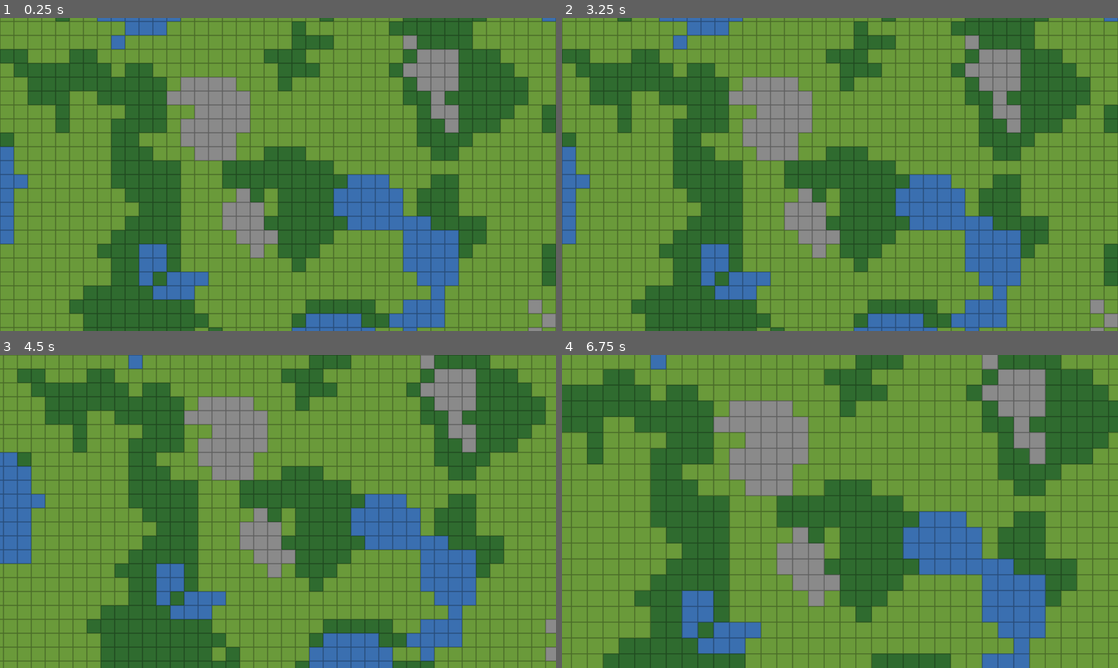
Above: before the commit, frames 1-4 (two rows, left to right).
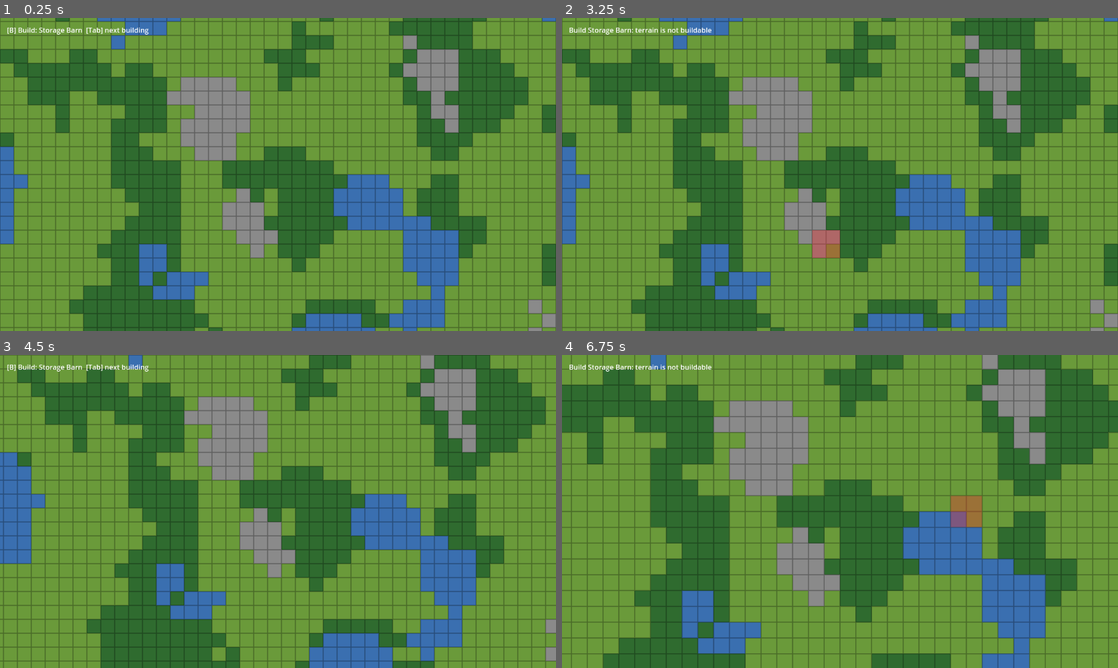
Above: after the commit, the same moments.

Repository: GrindelfP/KingdomYouth
Game: Godot game, scene res://scenes/world/world.tscn
Two runs of this game, one before a commit and one after it. Both use one fixed random seed, a clock stepped at 60 frames per second and the inputs below.
Inputs (mouse positions are in pixels of both pictures, inside the frame that each line leads up to):
- Up to frame 1 (0.25 s): no input
- Up to frame 2 (3.25 s): tap Enter at 0.5, 1.25, 2 s; move the mouse to (962, 158) at 0.52 s; hold Tab (build_cycle, bound only after the commit) 0.53-1.28 s; tap B (build_toggle, bound only after the commit) at 0.8, 1.35, 3.05 s; move the mouse to (728, 190) at 1.27 s; click (728, 190) at 1.55 s; move the mouse to (895, 105) at 2.02 s; press the mouse at (895, 105) at 2.03 s; tap Tab (build_cycle, bound only after the commit) at 2.3 s; tap Space at 2.75 s; move the mouse to (812, 237) at 2.77 s; release the mouse at (812, 237) at 2.78 s; tap Middle mouse button (camera_drag) at 2.85 s
- Up to frame 3 (4.5 s): tap Enter at 3.5 s; move the mouse to (444, 558) at 3.52 s; press the mouse at (444, 558) at 3.53 s; tap S (camera_pan_down) at 3.6 s; tap Escape (cancel_build, bound only after the commit) at 4.15 s; move the mouse to (111, 464) at 4.27 s; release the mouse at (111, 464) at 4.28 s; tap A (camera_pan_left) at 4.35 s
- Up to frame 4 (6.75 s): tap Tab (build_cycle, bound only after the commit) at 4.55 s; tap Space at 5 s; move the mouse to (867, 511) at 5.02 s; hold B (build_toggle, bound only after the commit) 5.03-5.78 s; tap D (camera_pan_right) at 5.1 s; move the mouse to (756, 433) at 5.77 s; tap W (camera_pan_up) at 5.85 s; click (756, 433) at 6.05 s; move the mouse to (962, 495) at 6.52 s; hold Mouse wheel up (camera_zoom_in) from 6.53 s (still down)

The runs differ from the first frame. In frame 1, 0.2% of the frame differs, in the area x 1-27%, y 3-6%; in frame 2, 0.7%; in frame 3, 0.2%; in frame 4, 0.8%, in the area x 1-76%, y 3-56%.

Commit message:
[FEATURE] add building placement and time-based construction
Co-Authored-By: Claude Haiku 5.5 <noreply@anthropic.com>

Diff:
--- a/project.godot
+++ b/project.godot
@@ -17,6 +17,30 @@
 [autoload]
 
 ResourceStockpile="*res://scripts/autoload/resource_stockpile.gd"
+
+[input]
+
+build_toggle={
+"deadzone": 0.5,
+"events": [Object(InputEventKey,"resource_local_to_scene":false,"resource_name":"","device":-1,"window_id":0,"alt_pressed":false,"shift_pressed":false,"ctrl_pressed":false,"meta_pressed":false,"pressed":false,"keycode":0,"physical_keycode":66,"key_label":0,"unicode":0,"location":0,"echo":false,"script":null)
+]
+}
+build_cycle={
+"deadzone": 0.5,
+"events": [Object(InputEventKey,"resource_local_to_scene":false,"resource_name":"","device":-1,"window_id":0,"alt_pressed":false,"shift_pressed":false,"ctrl_pressed":false,"meta_pressed":false,"pressed":false,"keycode":0,"physical_keycode":4194306,"key_label":0,"unicode":0,"location":0,"echo":false,"script":null)
+]
+}
+cancel_build={
+"deadzone": 0.5,
+"events": [Object(InputEventKey,"resource_local_to_scene":false,"resource_name":"","device":-1,"window_id":0,"alt_pressed":false,"shift_pressed":false,"ctrl_pressed":false,"meta_pressed":false,"pressed":false,"keycode":0,"physical_keycode":4194305,"key_label":0,"unicode":0,"location":0,"echo":false,"script":null)
+, Object(InputEventMouseButton,"resource_local_to_scene":false,"resource_name":"","device":-1,"window_id":0,"alt_pressed":false,"shift_pressed":false,"ctrl_pressed":false,"meta_pressed":false,"button_mask":0,"position":Vector2(0, 0),"global_position":Vector2(0, 0),"factor":1.0,"button_index":2,"canceled":false,"pressed":true,"double_click":false,"script":null)
+]
+}
+place_building={
+"deadzone": 0.5,
+"events": [Object(InputEventMouseButton,"resource_local_to_scene":false,"resource_name":"","device":-1,"window_id":0,"alt_pressed":false,"shift_pressed":false,"ctrl_pressed":false,"meta_pressed":false,"button_mask":0,"position":Vector2(0, 0),"global_position":Vector2(0, 0),"factor":1.0,"button_index":1,"canceled":false,"pressed":true,"double_click":false,"script":null)
+]
+}
 
 [display]
 
--- /dev/null
+++ b/resources/buildings/storage_barn.tres
@@ -0,0 +1,13 @@
+[gd_resource type="Resource" script_class="BuildingDef" load_steps=2 format=3]
+
+[ext_resource type="Script" path="res://scripts/buildings/building_def.gd" id="1_def"]
+
+[resource]
+script = ExtResource("1_def")
+id = &"storage_barn"
+display_name = "Storage Barn"
+footprint = Vector2i(2, 2)
+cost = {
+0: 10
+}
+build_time = 5.0
--- a/scenes/world/world.tscn
+++ b/scenes/world/world.tscn
@@ -1,8 +1,9 @@
-[gd_scene load_steps=4 format=3 uid="uid://b0qwimmso5dir"]
+[gd_scene load_steps=5 format=3 uid="uid://b0qwimmso5dir"]
 
 [ext_resource type="Script" uid="uid://bixt1yxib3b5a" path="res://scripts/world/world_grid.gd" id="1_grid"]
 [ext_resource type="TileSet" path="res://resources/terrain_tileset.tres" id="2_tiles"]
 [ext_resource type="Script" uid="uid://dj5rw627i0hig" path="res://scripts/world/camera_controller.gd" id="3_camera"]
+[ext_resource type="Script" path="res://scripts/buildings/build_controller.gd" id="4_build"]
 
 [node name="World" type="Node2D"]
 script = ExtResource("1_grid")
@@ -12,3 +13,14 @@
 
 [node name="Camera" type="Camera2D" parent="."]
 script = ExtResource("3_camera")
+
+[node name="Buildings" type="Node2D" parent="."]
+script = ExtResource("4_build")
+
+[node name="UI" type="CanvasLayer" parent="."]
+
+[node name="Feedback" type="Label" parent="UI"]
+offset_left = 16.0
+offset_top = 16.0
+offset_right = 800.0
+offset_bottom = 42.0
--- /dev/null
+++ b/scripts/buildings/build_controller.gd
@@ -0,0 +1,93 @@
+class_name BuildController
+extends Node2D
+
+const BUILDING_DEFS: Array[BuildingDef] = [preload("res://resources/buildings/storage_barn.tres")]
+const VALID_COLOR := Color(0.3, 0.9, 0.3, 0.4)
+const INVALID_COLOR := Color(0.9, 0.2, 0.2, 0.4)
+
+var _world: WorldGrid
+var _feedback: Label
+var _placing := false
+var _selected := 0
+var _hover := Vector2i.ZERO
+
+
+func _ready() -> void:
+	_world = get_parent()
+	_feedback = get_node("../UI/Feedback")
+
+
+func _process(_delta: float) -> void:
+	if _placing:
+		_hover = _world.world_to_grid(get_global_mouse_position())
+	queue_redraw()
+	_update_feedback()
+
+
+func _unhandled_input(event: InputEvent) -> void:
+	if event.is_action_pressed("build_toggle"):
+		_placing = not _placing
+	elif event.is_action_pressed("build_cycle"):
+		_selected = (_selected + 1) % BUILDING_DEFS.size()
+	elif event.is_action_pressed("cancel_build") and _placing:
+		_placing = false
+	elif event.is_action_pressed("place_building") and _placing:
+		_hover = _world.world_to_grid(get_global_mouse_position())
+		try_place(selected_def(), _hover)
+		get_viewport().set_input_as_handled()
+
+
+func selected_def() -> BuildingDef:
+	return BUILDING_DEFS[_selected]
+
+
+func get_placement_error(def: BuildingDef, origin: Vector2i) -> String:
+	var cells := def.get_cells(origin)
+	for cell in cells:
+		if not _world.is_in_bounds(cell):
+			return "outside the map"
+	for cell in cells:
+		if _world.is_occupied(cell):
+			return "tile is occupied"
+		if not _world.is_buildable(cell):
+			return "terrain is not buildable"
+	if not ResourceStockpile.can_afford(def.cost):
+		return "not enough resources"
+	return ""
+
+
+func try_place(def: BuildingDef, origin: Vector2i) -> bool:
+	if get_placement_error(def, origin) != "":
+		return false
+	ResourceStockpile.spend(def.cost)
+	_world.set_occupied(def.get_cells(origin), true)
+	var site := ConstructionSite.new()
+	add_child(site)
+	site.setup(_world, def, origin)
+	site.completed.connect(_on_site_completed)
+	return true
+
+
+func _on_site_completed(site: ConstructionSite) -> void:
+	var building := Building.new()
+	add_child(building)
+	building.setup(_world, site.def, site.origin)
+	site.queue_free()
+
+
+func _update_feedback() -> void:
+	var def := selected_def()
+	if not _placing:
+		_feedback.text = "[B] Build: %s  [Tab] next building" % def.display_name
+		return
+	var reason := get_placement_error(def, _hover)
+	_feedback.text = "Build %s: %s" % [def.display_name, reason if reason != "" else "click to place, Esc to cancel"]
+
+
+func _draw() -> void:
+	if not _placing:
+		return
+	var def := selected_def()
+	var color := VALID_COLOR if get_placement_error(def, _hover) == "" else INVALID_COLOR
+	var top_left := to_local(_world.get_cell_rect(_hover).position)
+	draw_rect(Rect2(top_left, Vector2(def.footprint) * _world.get_tile_size()), color)
--- /dev/null
+++ b/scripts/buildings/building.gd
@@ -0,0 +1,20 @@
+class_name Building
+extends Node2D
+
+const BUILDING_COLOR := Color(0.45, 0.3, 0.15)
+
+var def: BuildingDef
+var origin: Vector2i
+var _size: Vector2
+
+
+func setup(world: WorldGrid, building_def: BuildingDef, grid_origin: Vector2i) -> void:
+	def = building_def
+	origin = grid_origin
+	global_position = world.get_cell_rect(origin).position
+	_size = Vector2(def.footprint) * world.get_tile_size()
+	queue_redraw()
+
+
+func _draw() -> void:
+	draw_rect(Rect2(Vector2.ZERO, _size), BUILDING_COLOR)
--- /dev/null
+++ b/scripts/buildings/building_def.gd
@@ -0,0 +1,16 @@
+class_name BuildingDef
+extends Resource
+
+@export var id: StringName
+@export var display_name: String
+@export var footprint := Vector2i.ONE
+@export var cost: Dictionary = {}
+@export var build_time := 5.0
+
+
+func get_cells(origin: Vector2i) -> Array[Vector2i]:
+	var cells: Array[Vector2i] = []
+	for x in footprint.x:
+		for y in footprint.y:
+			cells.append(origin + Vector2i(x, y))
+	return cells
--- /dev/null
+++ b/scripts/buildings/construction_site.gd
@@ -0,0 +1,34 @@
+class_name ConstructionSite
+extends Node2D
+
+signal completed(site: ConstructionSite)
+
+const SITE_COLOR := Color(0.55, 0.5, 0.4, 0.8)
+const PROGRESS_COLOR := Color.WHITE
+const PROGRESS_HEIGHT := 4.0
+
+var def: BuildingDef
+var origin: Vector2i
+var _progress := 0.0
+var _size: Vector2
+
+
+func setup(world: WorldGrid, building_def: BuildingDef, grid_origin: Vector2i) -> void:
+	def = building_def
+	origin = grid_origin
+	global_position = world.get_cell_rect(origin).position
+	_size = Vector2(def.footprint) * world.get_tile_size()
+
+
+func _process(delta: float) -> void:
+	_progress += delta
+	queue_redraw()
+	if _progress >= def.build_time:
+		set_process(false)
+		completed.emit(self)
+
+
+func _draw() -> void:
+	draw_rect(Rect2(Vector2.ZERO, _size), SITE_COLOR)
+	var ratio := clampf(_progress / def.build_time, 0.0, 1.0)
+	draw_rect(Rect2(Vector2.ZERO, Vector2(_size.x * ratio, PROGRESS_HEIGHT)), PROGRESS_COLOR)
--- a/scripts/world/world_grid.gd
+++ b/scripts/world/world_grid.gd
@@ -1,5 +1,8 @@
 class_name WorldGrid
 extends Node2D
+
+signal map_generated
+signal walkability_changed(grid_pos: Vector2i)
 
 enum Terrain { GRASS, FOREST, WATER, ROCK }
 
@@ -12,6 +15,8 @@
 const ROCK_LEVEL := 0.4
 const FOREST_LEVEL := 0.15
 
+var _occupied: Dictionary = {}
+
 var terrain: TileMapLayer:
 	get:
 		return $Terrain
@@ -19,6 +24,7 @@
 
 func _ready() -> void:
 	_generate_map()
+	map_generated.emit()
 
 
 func is_in_bounds(grid_pos: Vector2i) -> bool:
@@ -26,11 +32,24 @@
 
 
 func is_walkable(grid_pos: Vector2i) -> bool:
-	return _get_flag(grid_pos, "walkable")
+	return _get_flag(grid_pos, "walkable") and not is_occupied(grid_pos)
 
 
 func is_buildable(grid_pos: Vector2i) -> bool:
-	return _get_flag(grid_pos, "buildable")
+	return _get_flag(grid_pos, "buildable") and not is_occupied(grid_pos)
+
+
+func is_occupied(grid_pos: Vector2i) -> bool:
+	return _occupied.has(grid_pos)
+
+
+func set_occupied(grid_positions: Array[Vector2i], occupied: bool) -> void:
+	for grid_pos in grid_positions:
+		if occupied:
+			_occupied[grid_pos] = true
+		else:
+			_occupied.erase(grid_pos)
+		walkability_changed.emit(grid_pos)
 
 
 func get_terrain_name(grid_pos: Vector2i) -> String:
@@ -42,10 +61,18 @@
 	return MAP_RECT
 
 
+func get_tile_size() -> Vector2:
+	return Vector2(terrain.tile_set.tile_size)
+
+
 func get_world_bounds() -> Rect2:
-	var tile_size := Vector2(terrain.tile_set.tile_size)
-	var top_left := terrain.to_global(Vector2(MAP_RECT.position) * tile_size)
-	return Rect2(top_left, Vector2(MAP_RECT.size) * tile_size)
+	var top_left := terrain.to_global(Vector2(MAP_RECT.position) * get_tile_size())
+	return Rect2(top_left, Vector2(MAP_RECT.size) * get_tile_size())
+
+
+func get_cell_rect(grid_pos: Vector2i) -> Rect2:
+	var tile_size := get_tile_size()
+	return Rect2(grid_to_world(grid_pos) - tile_size / 2.0, tile_size)
 
 
 func world_to_grid(world_pos: Vector2) -> Vector2i:
Not shown, added: scripts/buildings/build_controller.gd.uid
Not shown, added: scripts/buildings/building.gd.uid
Not shown, added: scripts/buildings/building_def.gd.uid
Not shown, added: scripts/buildings/construction_site.gd.uid
Not shown, changed: docs/tickets/0005-building-placement-construction.md
